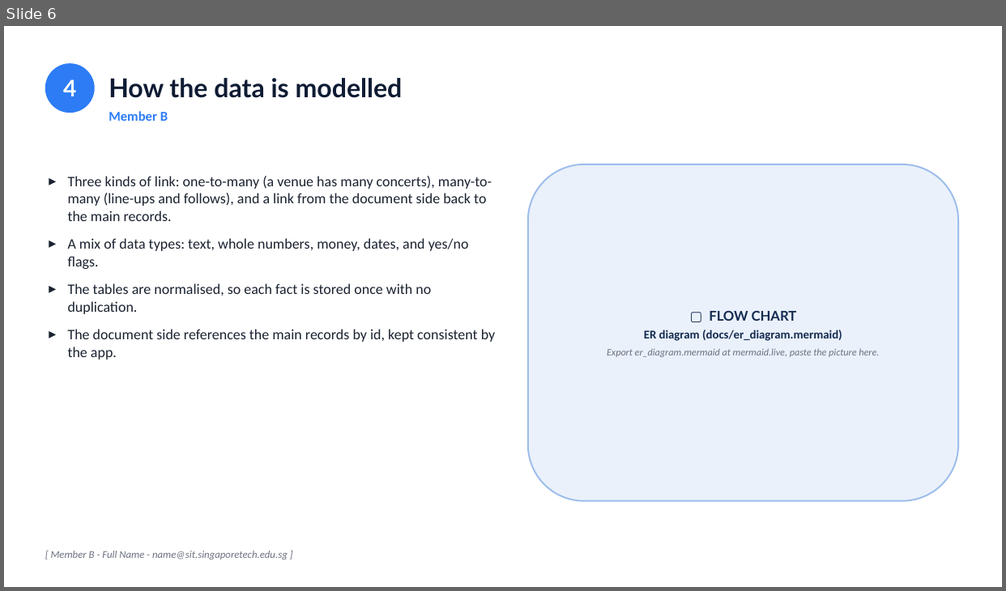
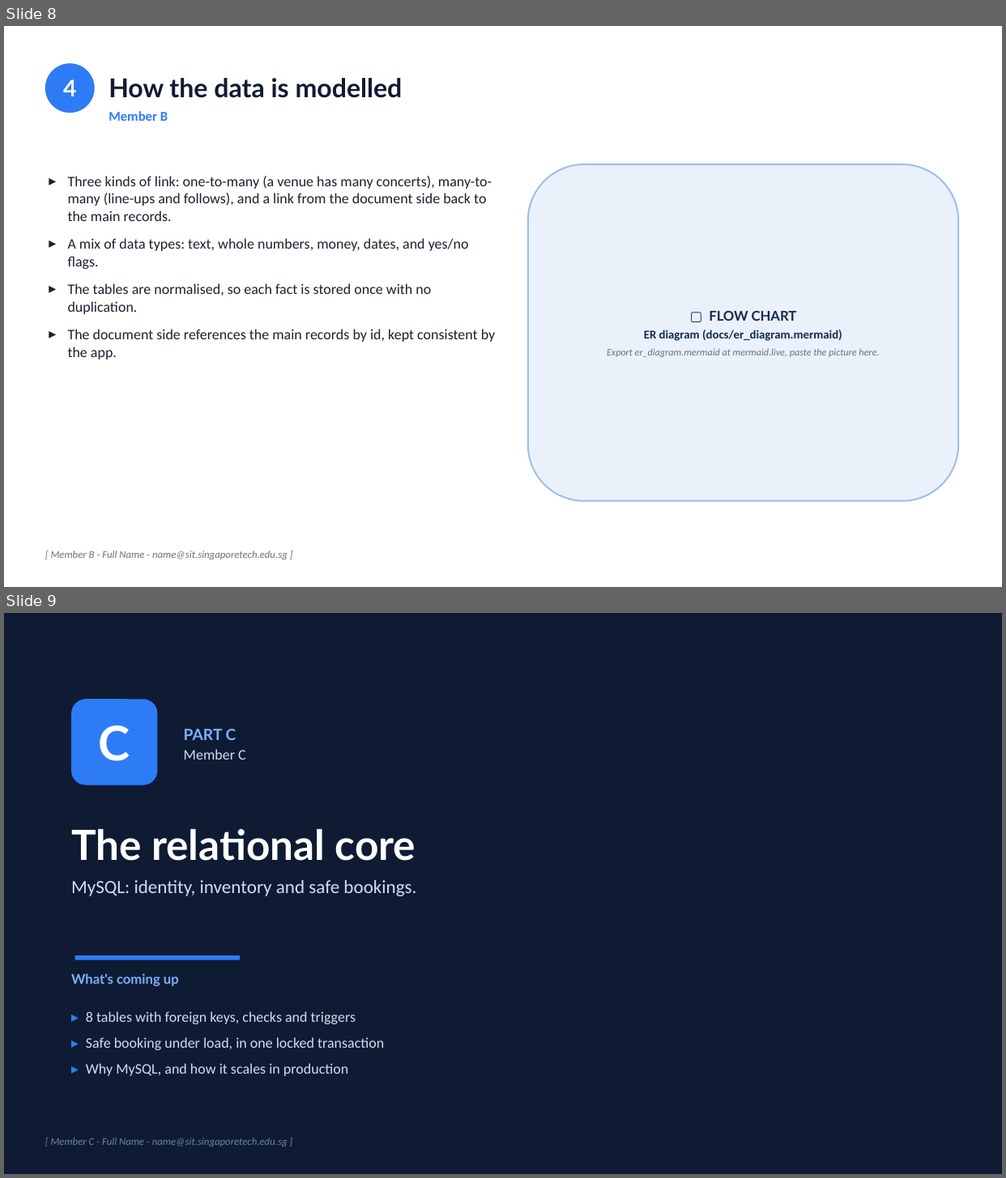
Before and after one commit to cthyuiii/GigTrack, a slide deck: GXX_Slides.pptx. Shown one above the other, each under a label of ours: slide 6 before the commit, slides 8 and 9 after it. The pictures are 1006x591 and 1006x1178 pixels, drawn with LibreOffice and Linux fonts; fonts in the diff are those of the drawing. Boxes give left, top, right and bottom in pixels: in the first picture for what was removed or moved away, otherwise in the second. Text is boxed around its words. In the diff, an @@ line names an element or a change of style, - is before the commit and + after.

```diff
--- a/GXX_Slides.pptx
+++ b/GXX_Slides.pptx
@@ slide 9 added at box(4, 613, 1002, 1174), background #FFFFFF @@
@@ rectangle added at box(4, 613, 1002, 1174), fill #0E1B33 @@
@@ rounded rectangle added at box(71, 699, 157, 786), fill #2D7CF6, 46 pt, text #FFFFFF, bold @@
+C
@@ text added at box(184, 729, 246, 760), 14 pt, text #CFDDF2 @@
+PART C
+Member C
@@ text added at box(71, 829, 416, 897), 18 pt, text #CFDDF2 @@
+The relational core
+MySQL: identity, inventory and safe bookings.
@@ text added at box(71, 973, 179, 986), 13 pt, text #7EB0FF, bold @@
+What's coming up
@@ rectangle added at box(75, 956, 240, 960), fill #2D7CF6 @@
@@ text added at box(86, 1012, 384, 1076), 14 pt, text #CFDDF2 @@
+▸ 8 tables with foreign keys, checks and triggers
+▸ Safe booking under load, in one locked transaction
+▸ Why MySQL, and how it scales in production
@@ text added at box(51, 1138, 288, 1147), 10 pt, text #6E84A6, italic @@
+[ Member C - Full Name - name@sit.singaporetech.edu.sg ]
@@ what was slide 6 is now slide 8 @@
```
Also in this commit, not shown: 4 slides changed, 8 other slides added, 1 slide removed, 18 other files.
